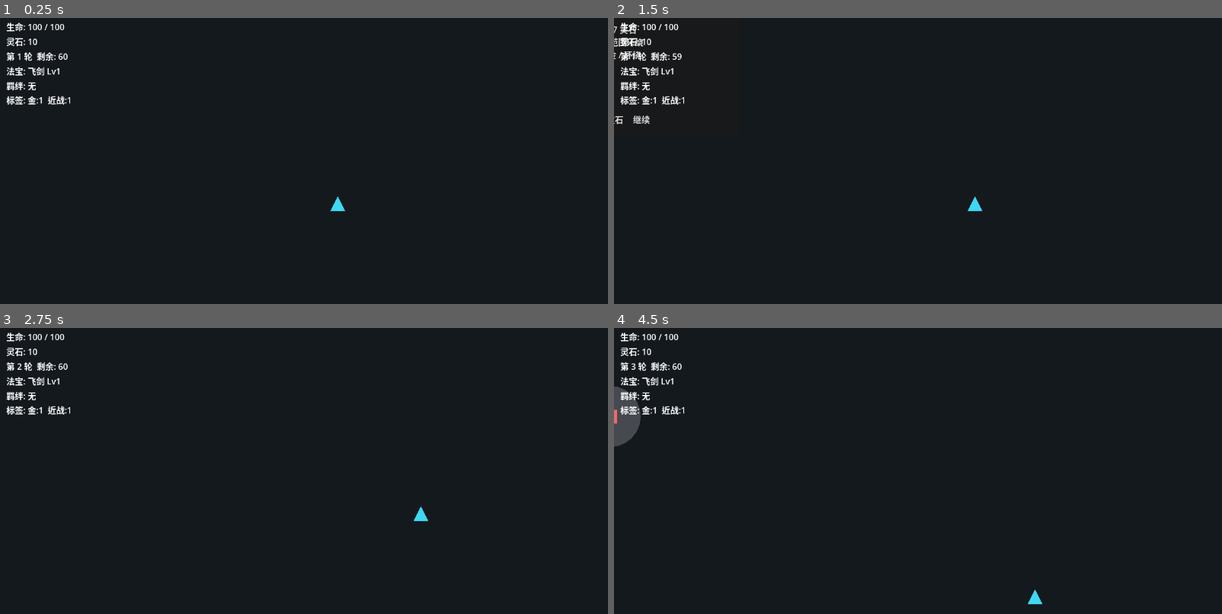
Above: before the commit, frames 1-4 (two rows, left to right).
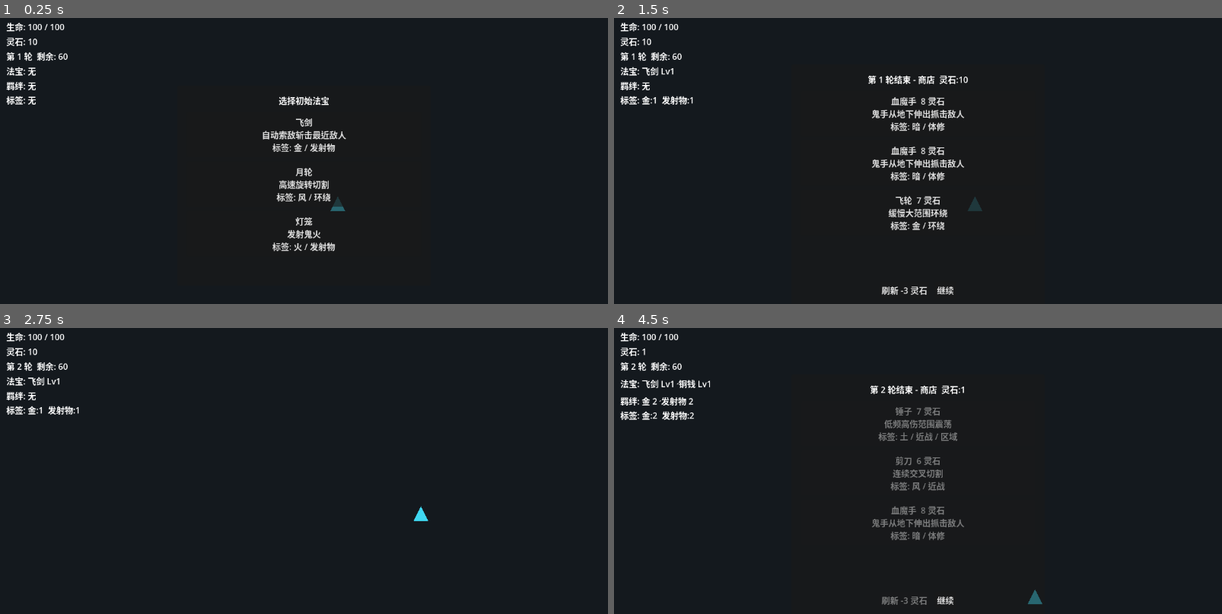
Above: after the commit, the same moments.

Repository: 4everGodK/build-rogue
Game: Godot game, scene res://scenes/Main.tscn
Same seed, same stepped clock (60 frames per second), same inputs: the game is played once before the commit and once after it.
Inputs (mouse positions are in pixels of both pictures, inside the frame that each line leads up to):
- Up to frame 1 (0.25 s): no input
- Up to frame 2 (1.5 s): click (918, 135) at 0.5 s, where only the run after the commit has a clickable "飞剑 自动索敌斩击最近敌人 标签: 金 / 发射物"; tap Enter at 1.25 s; hold Right (ui_right) from 1.28 s (still down); tap T at 1.35 s
- Up to frame 3 (2.75 s): release Right (ui_right) at 2 s; click "继续" at 2 s
- Up to frame 4 (4.5 s): tap Space at 2.75 s; hold Down (ui_down) 2.78-3.5 s; tap T at 2.85 s; click "继续" (after the commit: "铜钱 6 灵石 命中后弹射 标签: 金 / 发射物") at 3.5 s; click (905, 599) at 4.25 s, where only the run after the commit has a clickable "刷新 -3 灵石"

The runs differ from the first frame. In frame 1, 1.8% of the frame differs, in the area x 4-57%, y 17-82%; in frame 2, 2.7%; in frame 3, 0.1%; in frame 4, 3.4%, in the area x 0-71%, y 7-97%.

Commit message:
Add initial artifact selection

Diff:
--- a/data/artifact_catalog.gd
+++ b/data/artifact_catalog.gd
@@ -2,7 +2,7 @@
 class_name ArtifactCatalog
 
 const ARTIFACTS := {
-	"flying_sword": {"id": "flying_sword", "display_name": "飞剑", "description": "自动索敌斩击最近敌人", "tags": ["金", "近战"], "attack_type": "melee", "damage": 10.0, "cooldown": 0.75, "level": 1, "star": 1, "price": 6},
+	"flying_sword": {"id": "flying_sword", "display_name": "飞剑", "description": "自动索敌斩击最近敌人", "tags": ["金", "发射物"], "attack_type": "projectile", "damage": 10.0, "cooldown": 0.75, "level": 1, "star": 1, "price": 6},
 	"long_spear": {"id": "long_spear", "display_name": "长枪", "description": "向前长距离穿刺", "tags": ["风", "近战"], "attack_type": "melee", "damage": 12.0, "cooldown": 1.05, "level": 1, "star": 1, "price": 6},
 	"dagger": {"id": "dagger", "display_name": "匕首", "description": "高速连续攻击", "tags": ["毒", "近战"], "attack_type": "melee", "damage": 5.0, "cooldown": 0.35, "level": 1, "star": 1, "price": 5},
 	"hammer": {"id": "hammer", "display_name": "锤子", "description": "低频高伤范围震荡", "tags": ["土", "近战", "区域"], "attack_type": "area", "damage": 18.0, "cooldown": 1.6, "level": 1, "star": 1, "price": 7},
--- a/data/artifacts/flying_sword.tres
+++ b/data/artifacts/flying_sword.tres
@@ -6,9 +6,9 @@
 display_name = "飞剑"
 description = "自动索敌斩击最近敌人"
 attribute_tags = Array[String](["金"])
-type_tags = Array[String](["近战"])
+type_tags = Array[String](["发射物"])
 attack_description = "自动索敌斩击最近敌人"
-attack_type = "melee"
+attack_type = "projectile"
 base_damage = 10.0
 base_cooldown = 0.75
-implementation_note = "原型实现：自动索敌并发射短程占位攻击。"
+implementation_note = "原型实现：自动索敌并发射飞行物。"
--- a/scenes/Main.tscn
+++ b/scenes/Main.tscn
@@ -1,49 +1,54 @@
-[gd_scene load_steps=12 format=3]
+[gd_scene load_steps=13 format=3 uid="uid://dee8wnxly1wo5"]
 
 [ext_resource type="PackedScene" path="res://scenes/Player.tscn" id="1_player"]
 [ext_resource type="PackedScene" path="res://scenes/Enemy.tscn" id="2_enemy"]
 [ext_resource type="PackedScene" path="res://ui/GameUI.tscn" id="3_ui"]
 [ext_resource type="PackedScene" path="res://ui/ShopPanel.tscn" id="4_shop"]
-[ext_resource type="Script" path="res://scripts/game_manager.gd" id="5_game_manager"]
-[ext_resource type="Script" path="res://scripts/enemy_spawner.gd" id="6_spawner"]
-[ext_resource type="Script" path="res://scripts/synergy_manager.gd" id="7_synergy"]
-[ext_resource type="Script" path="res://scripts/artifact_manager.gd" id="8_artifact_manager"]
+[ext_resource type="Script" uid="uid://d3wqkaax5lmp7" path="res://scripts/game_manager.gd" id="5_game_manager"]
+[ext_resource type="Script" uid="uid://cch5tw017bhai" path="res://scripts/enemy_spawner.gd" id="6_spawner"]
+[ext_resource type="Script" uid="uid://fereoyk1huot" path="res://scripts/synergy_manager.gd" id="7_synergy"]
+[ext_resource type="Script" uid="uid://cnl6mxe22lqwi" path="res://scripts/artifact_manager.gd" id="8_artifact_manager"]
 [ext_resource type="Resource" path="res://data/artifact_instances/flying_sword_lv1.tres" id="9_flying_sword_instance"]
 [ext_resource type="Resource" path="res://data/artifact_instances/lantern_lv1.tres" id="10_lantern_instance"]
 [ext_resource type="Resource" path="res://data/artifact_instances/thunder_kick_lv1.tres" id="11_thunder_kick_instance"]
+[ext_resource type="PackedScene" path="res://ui/InitialArtifactPanel.tscn" id="12_initial_panel"]
 
-[node name="Main" type="Node2D"]
+[node name="Main" type="Node2D" unique_id=942560734]
 
-[node name="Arena" type="Polygon2D" parent="."]
+[node name="Arena" type="Polygon2D" parent="." unique_id=634872392]
+position = Vector2(-60, -3)
 color = Color(0.08, 0.1, 0.12, 1)
 polygon = PackedVector2Array(0, 0, 1280, 0, 1280, 720, 0, 720)
 
-[node name="GameManager" type="Node" parent="."]
+[node name="GameManager" type="Node" parent="." unique_id=257929974]
 script = ExtResource("5_game_manager")
 player_path = NodePath("../Player")
 spawner_path = NodePath("../EnemySpawner")
 projectile_container_path = NodePath("../ProjectileContainer")
 ui_path = NodePath("../UI")
-shop_path = NodePath("../ShopPanel")
+shop_path = NodePath("../UI/ShopPanel")
+initial_artifact_panel_path = NodePath("../UI/InitialArtifactPanel")
 synergy_manager_path = NodePath("../SynergyManager")
 
-[node name="SynergyManager" type="Node" parent="."]
+[node name="SynergyManager" type="Node" parent="." unique_id=172449532]
 script = ExtResource("7_synergy")
 
-[node name="ArtifactManager" type="Node" parent="."]
+[node name="ArtifactManager" type="Node" parent="." unique_id=148500689]
 script = ExtResource("8_artifact_manager")
 held_artifacts = Array[Resource]([ExtResource("9_flying_sword_instance"), ExtResource("10_lantern_instance"), ExtResource("11_thunder_kick_instance")])
 print_debug_on_update = false
 
-[node name="ProjectileContainer" type="Node2D" parent="."]
+[node name="ProjectileContainer" type="Node2D" parent="." unique_id=823520822]
 
-[node name="Player" parent="." instance=ExtResource("1_player")]
+[node name="Player" parent="." unique_id=959557393 instance=ExtResource("1_player")]
 position = Vector2(640, 360)
 
-[node name="EnemySpawner" type="Node2D" parent="."]
+[node name="EnemySpawner" type="Node2D" parent="." unique_id=1092981647]
 script = ExtResource("6_spawner")
 enemy_scene = ExtResource("2_enemy")
 
-[node name="UI" parent="." instance=ExtResource("3_ui")]
+[node name="UI" parent="." unique_id=1819229324 instance=ExtResource("3_ui")]
 
-[node name="ShopPanel" parent="." instance=ExtResource("4_shop")]
+[node name="ShopPanel" parent="UI" unique_id=920931134 instance=ExtResource("4_shop")]
+
+[node name="InitialArtifactPanel" parent="UI" instance=ExtResource("12_initial_panel")]
--- a/scripts/game_manager.gd
+++ b/scripts/game_manager.gd
@@ -9,13 +9,16 @@
 @export var projectile_container_path: NodePath
 @export var ui_path: NodePath
 @export var shop_path: NodePath
+@export var initial_artifact_panel_path: NodePath
 @export var synergy_manager_path: NodePath
+@export var initial_artifact_ids: Array[String] = ["flying_sword", "moon_wheel", "lantern"]
 
 var player: Player
 var spawner: EnemySpawner
 var projectile_container: Node2D
 var game_ui: GameUI
 var shop_panel: ShopPanel
+var initial_artifact_panel: InitialArtifactPanel
 var synergy_manager: SynergyManager
 
 var wave: int = 1
@@ -32,6 +35,7 @@
 	projectile_container = get_node(projectile_container_path)
 	game_ui = get_node(ui_path)
 	shop_panel = get_node(shop_path)
+	initial_artifact_panel = get_node(initial_artifact_panel_path)
 	synergy_manager = get_node(synergy_manager_path)
 
 	player.configure_synergy_manager(synergy_manager)
@@ -45,15 +49,14 @@
 	shop_panel.buy_requested.connect(_on_shop_buy_requested)
 	shop_panel.reroll_requested.connect(_on_shop_reroll_requested)
 	shop_panel.continue_requested.connect(_start_next_wave)
+	initial_artifact_panel.artifact_selected.connect(_on_initial_artifact_selected)
 
 	game_ui.set_hp(player.hp, player.max_hp)
 	game_ui.set_gold(player.gold)
 	game_ui.set_artifacts(player.artifact_inventory)
 
-	# Start with one artifact so the prototype immediately demonstrates auto combat.
-	player.add_artifact(ArtifactCatalog.get_artifact("flying_sword"))
 	synergy_manager.recalculate(player.artifact_inventory)
-	_start_battle()
+	_open_initial_artifact_selection()
 
 func _process(delta: float) -> void:
 	if not in_battle:
@@ -82,6 +85,17 @@
 	spawner.stop_battle()
 	_clear_battlefield()
 	shop_panel.open_shop(wave, ArtifactCatalog.random_offer(3), player.gold, reroll_cost)
+
+func _open_initial_artifact_selection() -> void:
+	var offers: Array[Dictionary] = []
+	for id in initial_artifact_ids:
+		offers.append(ArtifactCatalog.get_artifact(id))
+	initial_artifact_panel.open_choices(offers)
+
+func _on_initial_artifact_selected(artifact: Dictionary) -> void:
+	initial_artifact_panel.close_choices()
+	player.add_artifact(artifact)
+	_start_battle()
 
 func _start_next_wave() -> void:
 	wave += 1
--- /dev/null
+++ b/scripts/initial_artifact_panel.gd
@@ -0,0 +1,35 @@
+extends Control
+class_name InitialArtifactPanel
+
+signal artifact_selected(artifact: Dictionary)
+
+@onready var title_label: Label = $Panel/MarginContainer/VBoxContainer/TitleLabel
+@onready var offer_box: VBoxContainer = $Panel/MarginContainer/VBoxContainer/OfferBox
+
+func _ready() -> void:
+	hide()
+
+func open_choices(offers: Array[Dictionary]) -> void:
+	title_label.text = "选择初始法宝"
+	for child in offer_box.get_children():
+		child.queue_free()
+
+	for artifact in offers:
+		offer_box.add_child(_make_offer_button(artifact))
+	show()
+
+func close_choices() -> void:
+	hide()
+
+func _make_offer_button(artifact: Dictionary) -> Button:
+	var offer: Dictionary = artifact.duplicate(true)
+	var button: Button = Button.new()
+	var tags: String = " / ".join(offer.get("tags", []))
+	button.text = "%s\n%s\n标签: %s" % [
+		offer.get("display_name", "未知法宝"),
+		offer.get("description", ""),
+		tags
+	]
+	button.custom_minimum_size = Vector2(360, 86)
+	button.pressed.connect(func() -> void: artifact_selected.emit(offer))
+	return button
--- /dev/null
+++ b/ui/InitialArtifactPanel.tscn
@@ -0,0 +1,53 @@
+[gd_scene load_steps=2 format=3]
+
+[ext_resource type="Script" path="res://scripts/initial_artifact_panel.gd" id="1_initial"]
+
+[node name="InitialArtifactPanel" type="Control"]
+process_mode = 3
+layout_mode = 3
+anchors_preset = 15
+anchor_right = 1.0
+anchor_bottom = 1.0
+grow_horizontal = 2
+grow_vertical = 2
+script = ExtResource("1_initial")
+
+[node name="Panel" type="Panel" parent="."]
+layout_mode = 1
+anchors_preset = 8
+anchor_left = 0.5
+anchor_top = 0.5
+anchor_right = 0.5
+anchor_bottom = 0.5
+offset_left = -240.0
+offset_top = -190.0
+offset_right = 240.0
+offset_bottom = 190.0
+grow_horizontal = 2
+grow_vertical = 2
+
+[node name="MarginContainer" type="MarginContainer" parent="Panel"]
+layout_mode = 1
+anchors_preset = 15
+anchor_right = 1.0
+anchor_bottom = 1.0
+grow_horizontal = 2
+grow_vertical = 2
+theme_override_constants/margin_left = 18
+theme_override_constants/margin_top = 16
+theme_override_constants/margin_right = 18
+theme_override_constants/margin_bottom = 16
+
+[node name="VBoxContainer" type="VBoxContainer" parent="Panel/MarginContainer"]
+layout_mode = 2
+theme_override_constants/separation = 10
+
+[node name="TitleLabel" type="Label" parent="Panel/MarginContainer/VBoxContainer"]
+layout_mode = 2
+text = "选择初始法宝"
+horizontal_alignment = 1
+
+[node name="OfferBox" type="VBoxContainer" parent="Panel/MarginContainer/VBoxContainer"]
+layout_mode = 2
+size_flags_vertical = 3
+theme_override_constants/separation = 8
Not shown, added: scripts/artifact_data.gd.uid
Not shown, added: scripts/artifact_instance.gd.uid
Not shown, added: scripts/artifact_manager.gd.uid
Not shown, added: scripts/artifact_tag.gd.uid
Not shown, added: scripts/attribute_synergy_modifier.gd.uid
Not shown, added: scripts/orbiting_artifact_node.gd.uid
Not shown, added: scripts/synergy_system.gd.uid
Not shown, added: scripts/type_synergy_modifier.gd.uid
